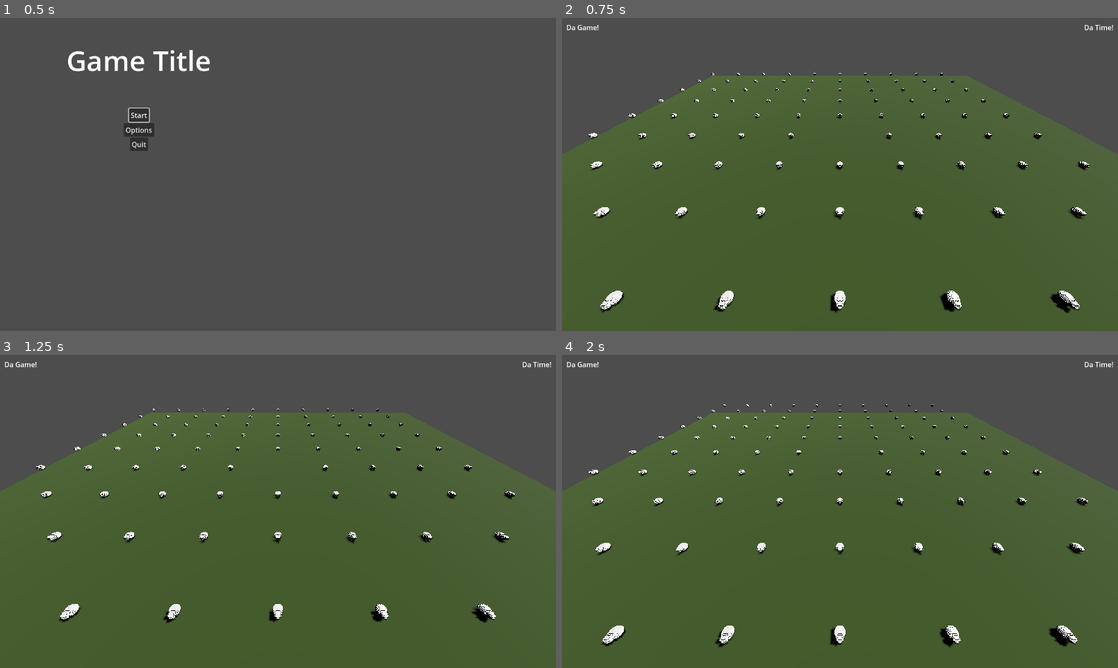
Above: before the commit, frames 1-4 (two rows, left to right).
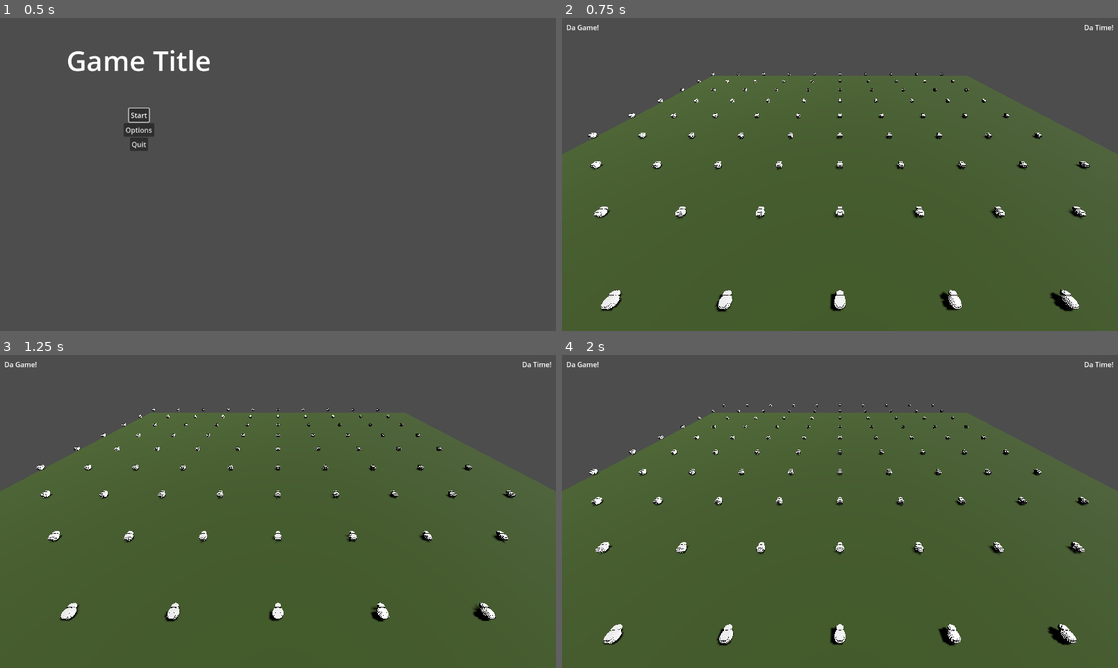
Above: after the commit, the same moments.

Repository: hunttis/ld-58
Game: Godot game, scene res://assets/scenes/master.tscn
The game is run twice, just before and just after one commit, with the same random seed, the same clock (stepped at 60 frames per second) and the same inputs.
Inputs:
- Up to frame 1 (0.5 s): no input
- Up to frame 2 (0.75 s): click "Start" at 0.5 s
- Up to frame 3 (1.25 s): no input
- Up to frame 4 (2 s): no input

Frame 1 is identical in both runs. In frame 2, 1.0% of the frame differs, in the area x 4-95%, y 17-95%; in frame 3, 0.9%; in frame 4, 1.0%.

Commit message:
do a flip sheep

Diff:
--- a/assets/scenes/game.tscn
+++ b/assets/scenes/game.tscn
@@ -1,8 +1,7 @@
-[gd_scene load_steps=6 format=3 uid="uid://41ihcei70jgf"]
+[gd_scene load_steps=5 format=3 uid="uid://41ihcei70jgf"]
 
 [ext_resource type="Script" uid="uid://cdndksq01g27t" path="res://assets/scenes/game.gd" id="1_5gf0t"]
 [ext_resource type="PackedScene" uid="uid://d2n143c74e0i6" path="res://assets/scenes/ui/ui.tscn" id="1_cb66b"]
-[ext_resource type="PackedScene" uid="uid://divjv3eaenwq7" path="res://assets/scenes/game/sheep/Sheep.tscn" id="2_dis88"]
 
 [sub_resource type="StandardMaterial3D" id="StandardMaterial3D_cb66b"]
 albedo_color = Color(0.19612399, 0.28652012, 0.088972054, 1)
@@ -27,5 +26,3 @@
 transform = Transform3D(0.0069024093, -0.65268046, 0.7576019, 0.0059462376, 0.7576333, 0.6526534, -0.9999585, 0, 0.009110489, 53.40571, 14.066107, -23.626686)
 light_energy = 2.0
 shadow_enabled = true
-
-[node name="Sheep" parent="." instance=ExtResource("2_dis88")]
--- a/assets/scenes/game/sheep/Sheep.tscn
+++ b/assets/scenes/game/sheep/Sheep.tscn
@@ -15,4 +15,4 @@
 shape = SubResource("BoxShape3D_6bqu2")
 
 [node name="SheepModel" parent="CharacterBody3D" instance=ExtResource("2_6bqu2")]
-transform = Transform3D(0.05, 0, 0, 0, 0.05, 0, 0, 0, 0.05, 0, 0, 0)
+transform = Transform3D(-0.05, 0, -4.371139e-09, 0, 0.05, 0, 4.371139e-09, 0, -0.05, 0, 0, 0)
